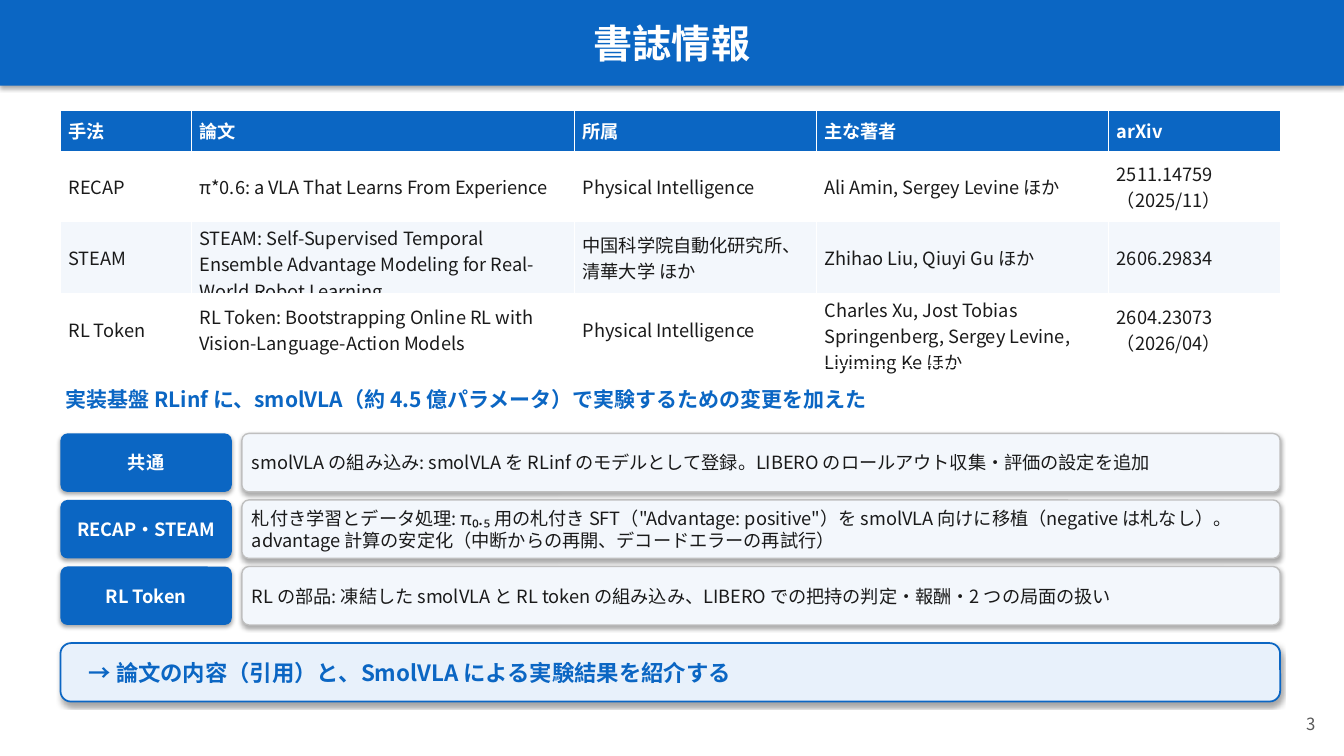
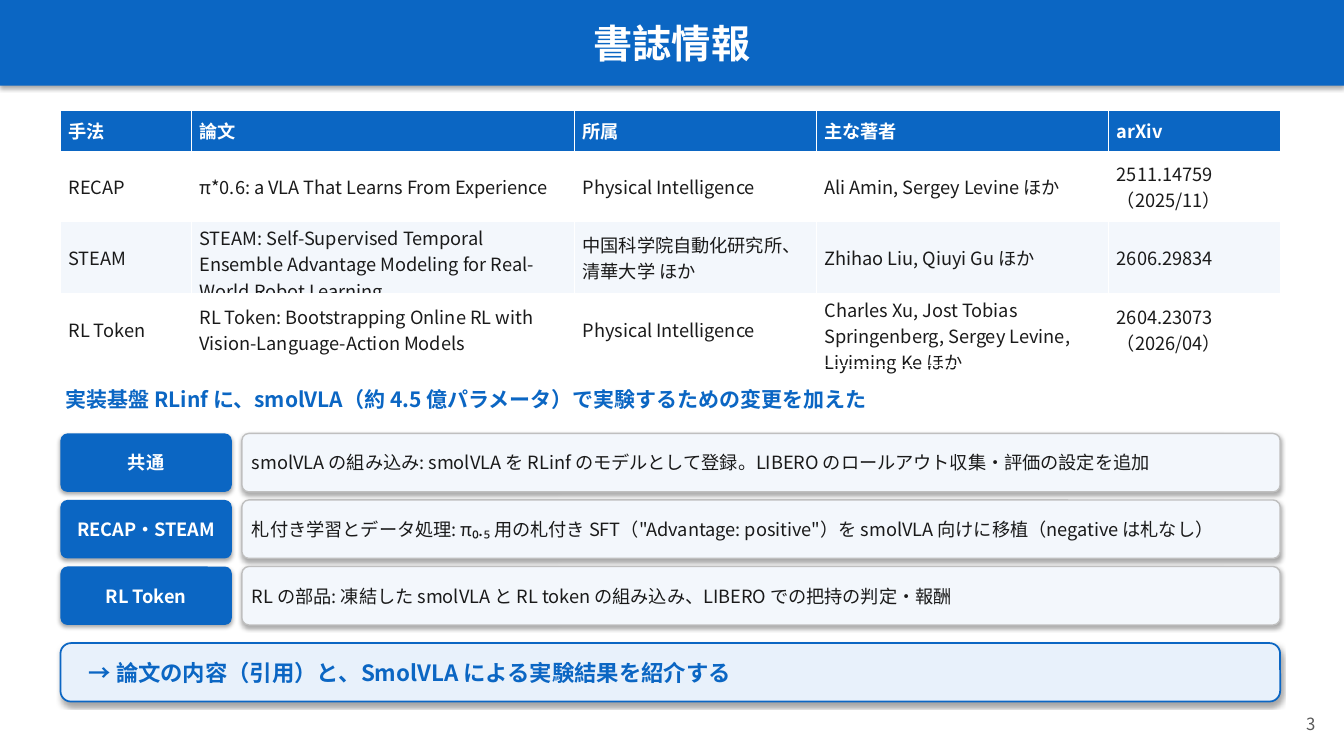
Before and after one commit to Junhand/libero_RL, a slide deck: slide 3 of docs/RECAP_STEAM_RLToken.pptx. Drawn at 1344x756 pixels with LibreOffice and Linux fonts; fonts in the diff are those of the drawing. Boxes give left, top, right and bottom in pixels: in the first picture for what was removed or moved away, otherwise in the second. Text is boxed around its words. In the diff, an @@ line names an element or a change of style, - is before the commit and + after.

```diff
--- a/docs/RECAP_STEAM_RLToken.pptx
+++ b/docs/RECAP_STEAM_RLToken.pptx
@@ text in rounded rectangle at box(252, 520, 1214, 541): text changed @@
-札付き学習とデータ処理: π₀.₅ 用の札付き SFT（"Advantage: positive"）を smolVLA 向けに移植（negative は札なし）。advantage 計算の安定化（中断からの再開、デコードエラーの再試行）
+札付き学習とデータ処理: π₀.₅ 用の札付き SFT（"Advantage: positive"）を smolVLA 向けに移植（negative は札なし）
@@ text in rounded rectangle at box(252, 587, 952, 605): text changed @@
-RL の部品: 凍結した smolVLA と RL token の組み込み、LIBERO での把持の判定・報酬・2 つの局面の扱い
+RL の部品: 凍結した smolVLA と RL token の組み込み、LIBERO での把持の判定・報酬
```
Also in this commit, not shown: 1 other slide changed, 1 other file.
